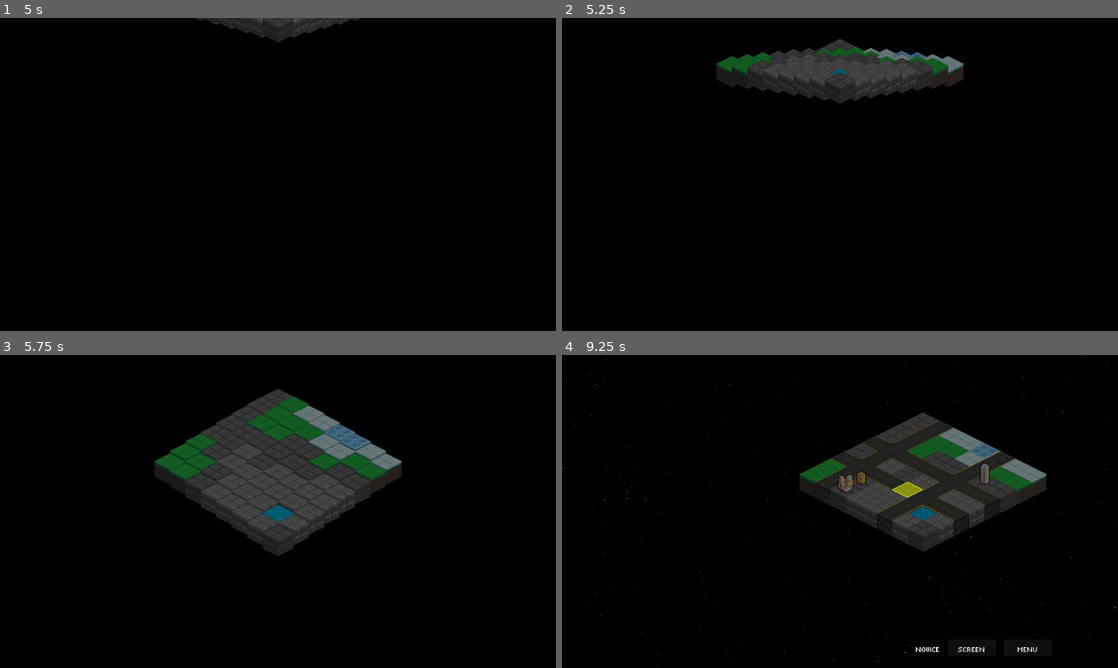
Above: before the commit, frames 1-4 (two rows, left to right).
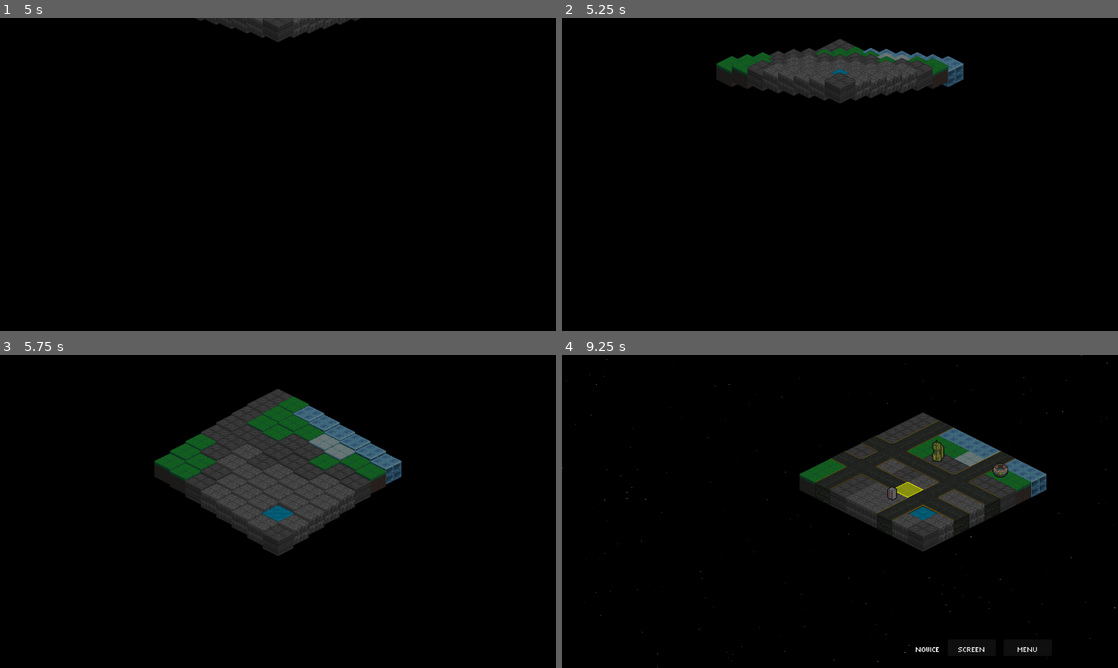
Above: after the commit, the same moments.

Repository: Tekknobot/Terrain
Game: Godot game, scene res://Scenes/TitleScreen.tscn
Same seed, same stepped clock (60 frames per second), same inputs: the game is played once before the commit and once after it. Sound files missing from this copy of the repository are replaced by a short silence.
Inputs (mouse positions are in pixels of both pictures, inside the frame that each line leads up to):
- Up to frame 1 (5 s): click "PLAY" at 0.5 s; click (61, 161) at 1.25 s; click (105, 161) at 2.02 s; click (150, 161) at 2.77 s; click "Confirm" at 3.5 s; click (289, 196) at 4.25 s
- Up to frame 2 (5.25 s): tap Enter (ui_accept) at 5 s; move the mouse to (962, 158) at 5.02 s; click (962, 158) at 5.17 s
- Up to frame 3 (5.75 s): tap Enter (ui_accept) at 5.27 s
- Up to frame 4 (9.25 s): drag from (728, 527) to (901, 514) at 5.77 s; move the mouse to (895, 442) at 6.52 s; click (895, 442) at 6.67 s; drag from (812, 574) to (845, 511) at 7.27 s; tap Enter (ui_accept) at 8, 8.27 s; move the mouse to (1006, 558) at 8.02 s; click (1006, 558) at 8.17 s; click "END TURN" at 8.75 s

Frame 1 is identical in both runs. In frame 2, 0.3% of the frame differs, in the area x 54-73%, y 9-22%; in frame 3, 0.7%; in frame 4, 1.1%, in the area x 49-88%, y 23-47%.

Commit message:
Spawn friendlies the same way as new enemies.

Diff:
--- a/Scripts/TileMap.gd
+++ b/Scripts/TileMap.gd
@@ -18,11 +18,11 @@
 
 @export var tilemap : TileMap
 
-@export var water_threshold   := -0.65    # was -0.65
-@export var sandstone_threshold := -0.2    # unchanged
-@export var dirt_threshold      :=  0.1    # unchanged
-@export var grass_threshold     :=  0.4   # was 0.4
-@export var snow_threshold      :=  0.7   # was 0.7
+@export var water_threshold     := -0.65
+@export var sandstone_threshold := -0.2
+@export var dirt_threshold      :=  0.1
+@export var grass_threshold     :=  0.4
+@export var snow_threshold      :=  0.55
 
 @export var water_tile_id := 6
 @export var sandstone_tile_id := 10
@@ -172,6 +172,10 @@
 
 var spawn_wave: int = 1
 
+@export var min_player_board_target := 4      # floor so they don't play 2v10
+@export var max_player_board_cap    := 8      # never exceed this (you already use 8 elsewhere)
+@export var free_topup_each_turn    := 1      # how many autos we allow per player turn
+
 # ———————————————————————————————————————————————————————————————
 # LIFECYCLE CALLBACKS
 # ———————————————————————————————————————————————————————————————
@@ -725,13 +729,39 @@
 		var pos = Vector2i(x, y)
 		var tile_id = get_cell_source_id(0, pos)
 
-		if not _zones_connected_with_block(pos):
-			continue
+		# --- Terrain / road rules ---
 		if tile_id in [water_tile_id, INTERSECTION, DOWN_RIGHT_ROAD, DOWN_LEFT_ROAD]:
 			continue
+
+		# --- Keep a clear perimeter ring (no edge spawns) ---
+		if _is_edge(pos, 1):
+			continue
+
+		# --- Keep at least 1 tile of spacing between structures (no diagonal touching) ---
+		if _has_nearby_structure(pos, 1):
+			continue
+
+		# --- Don’t sit on occupied tiles ---
 		if is_tile_occupied(pos):
 			continue
 
+		# Strong connectivity: pretend we block pos and its 4-neighbors (a "fat" structure)
+		var fat_blocks: Array[Vector2i] = [
+			pos,
+			pos + Vector2i(1, 0),
+			pos + Vector2i(-1, 0),
+			pos + Vector2i(0, 1),
+			pos + Vector2i(0, -1),
+		]
+
+		# 1) still globally connected?
+		if not _zones_connected_with_block_area(fat_blocks):
+			continue
+		# 2) won’t produce a full wall across a row/column?
+		if _would_create_wall(pos):
+			continue
+
+		# If we get here, this placement is safe.
 		var random_index = randi() % structure_scenes.size()
 		var structure_scene = structure_scenes[random_index]
 		var structure = structure_scene.instantiate()
@@ -739,7 +769,6 @@
 		structure.structure_id = next_structure_id
 		structure.set_meta("structure_id", next_structure_id)
 		next_structure_id += 1
-
 		structure.set_meta("scene_path", structure_scene.resource_path)
 
 		structure.global_position = to_global(map_to_local(pos))
@@ -752,11 +781,12 @@
 		var g_val = randf_range(0.4, 0.8)
 		var b_val = randf_range(0.4, 0.8)
 		structure.modulate = Color(r_val, g_val, b_val, 1)
-
 		structure.modulate.a = 0
 
 		structure.add_to_group("Structures")
 		add_child(structure)
+
+		# Reserve tile in nav; full rebuild happens after loop elsewhere
 		astar.set_point_solid(pos, true)
 
 		count += 1
@@ -922,6 +952,8 @@
 
 	# Next wave will scale a bit more (bounded by the caps above)
 	spawn_wave += 1
+	# After pressure increases, keep things fair:
+	_ensure_player_parity()   # 👈 also here
 
 # ———————————————————————————————————————————————————————————————
 # CAMERA SETUP
@@ -1683,6 +1715,7 @@
 	set_end_turn_button_enabled(true)
 	all_player_units = get_tree().get_nodes_in_group("Units").filter(func(u): return u.is_player)
 	finished_player_units.clear()
+	_ensure_player_parity()   # 👈 auto top-up here
 	print("🎮 Player turn started. Units:", all_player_units.size())
 
 func allow_player_to_plan_next():
@@ -2837,3 +2870,98 @@
 	return is_within_bounds(t) \
 		and not is_water_tile(t) \
 		and not is_tile_occupied(t)
+
+# ---- Edge / spacing helpers -----------------------------------------------
+
+func _is_edge(t: Vector2i, margin: int = 1) -> bool:
+	return t.x < margin or t.y < margin or t.x >= grid_width - margin or t.y >= grid_height - margin
+
+func _has_nearby_structure(center: Vector2i, radius: int = 1) -> bool:
+	for s in get_tree().get_nodes_in_group("Structures"):
+		if not is_instance_valid(s): continue
+		if center.distance_to(s.tile_pos) <= float(radius):  # Chebyshev-like via small radius works too
+			# Use Chebyshev distance explicitly to forbid diagonal touching:
+			var dx = abs(center.x - s.tile_pos.x)
+			var dy = abs(center.y - s.tile_pos.y)
+			if max(dx, dy) <= radius:
+				return true
+	return false
+
+# ---- Stronger connectivity checks -----------------------------------------
+
+# Treat an arbitrary set of tiles as "extra blocked" when validating connectivity.
+func _zones_connected_with_block_area(extra_blocks: Array[Vector2i]) -> bool:
+	var extra := {}
+	for b in extra_blocks:
+		extra[b] = true
+
+	var start := Vector2i(-1, -1)
+	var player_zone := Rect2i(0, grid_height - int(grid_height / 3), grid_width, int(grid_height / 3))
+	var enemy_zone  := Rect2i(0, 0, grid_width, int(grid_height / 3))
+
+	var enemy_targets: Array[Vector2i] = []
+	for y in range(enemy_zone.position.y, enemy_zone.position.y + enemy_zone.size.y):
+		for x in range(enemy_zone.position.x, enemy_zone.position.x + enemy_zone.size.x):
+			var t := Vector2i(x, y)
+			if extra.has(t): continue
+			if _is_walkable_for_path(t):
+				enemy_targets.append(t)
+
+	for y in range(player_zone.position.y, player_zone.position.y + player_zone.size.y):
+		for x in range(player_zone.position.x, player_zone.position.x + player_zone.size.x):
+			var t := Vector2i(x, y)
+			if extra.has(t): continue
+			if _is_walkable_for_path(t):
+				start = t
+				break
+		if start != Vector2i(-1, -1):
+			break
+
+	if start == Vector2i(-1, -1) or enemy_targets.is_empty():
+		return true
+
+	var q := [start]
+	var seen := { start: true }
+	while q.size() > 0:
+		var cur: Vector2i = q.pop_front()
+		if enemy_targets.has(cur):
+			return true
+		for n in get_neighbors(cur):
+			if extra.has(n): continue
+			if not seen.has(n) and _is_walkable_for_path(n):
+				seen[n] = true
+				q.append(n)
+	return false
+
+# Does adding a block at pos complete a full wall across a row/column?
+func _would_create_wall(pos: Vector2i) -> bool:
+	# Row check
+	var row_blocked := true
+	for x in range(grid_width):
+		var t := Vector2i(x, pos.y)
+		if t == pos:
+			continue
+		if _is_walkable_for_path(t):
+			row_blocked = false
+			break
+	# Column check
+	var col_blocked := true
+	for y in range(grid_height):
+		var t2 := Vector2i(pos.x, y)
+		if t2 == pos:
+			continue
+		if _is_walkable_for_path(t2):
+			col_blocked = false
+			break
+	return row_blocked or col_blocked
+
+func _ensure_player_parity():
+	var alive := get_tree().get_nodes_in_group("Units").filter(
+		func(u): return is_instance_valid(u) and u.is_player and u.health > 0
+	).size()
+	var want = clamp(min_player_board_target, 1, max_player_board_cap)
+	var needed = max(0, want - alive)
+	needed = min(needed, free_topup_each_turn)
+
+	for i in range(needed):
+		_spawn_reinforcement_internal(true)
--- a/Scripts/health_pickup.gd
+++ b/Scripts/health_pickup.gd
@@ -1,6 +1,6 @@
 extends Area2D
 
-@export var heal_amount: int = 15
+@export var heal_amount: int = 40
 @export var wiggle_amplitude: float = 4.0
 @export var wiggle_speed: float = 3.0
 @export var rotate_speed: float = 1.5
@@ -53,7 +53,7 @@
 	var tilemap := get_node_or_null("/root/BattleGrid/TileMap")
 	if tilemap:
 		var is_player_team = unit.is_player
-		tilemap.spawn_reinforcement(is_player_team)
+		#tilemap.spawn_reinforcement(is_player_team)
 
 	if has_node("AudioStreamPlayer2D"):
 		$AudioStreamPlayer2D.play()
